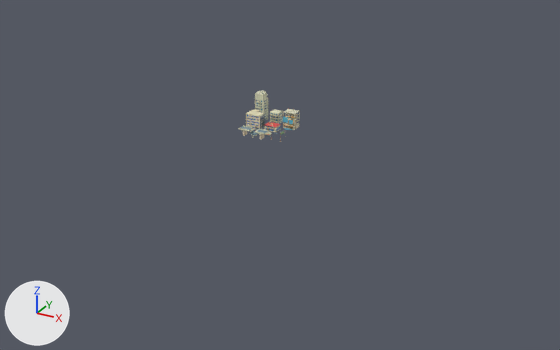
Renders of the Blender file art_source/scenes/submerged_street/v001/submerged_street.blend from each side of a commit.
Before and after are seen from a 50 mm camera at (282.0, -551.0, 243.0) aimed at (-9.0, -23.0, -22.0). The axes (+X, +Y, +Z) are drawn at lower left. The lights are the same throughout. The older version comes first.

In view in the first picture: 'broken_viaduct.001', 'construction_shell.001', 'highrise_apartment.001', 'l_apartment_fire_escape.001', 'mcdonalds_restaurant.001', 'walkup_apartment.001'.
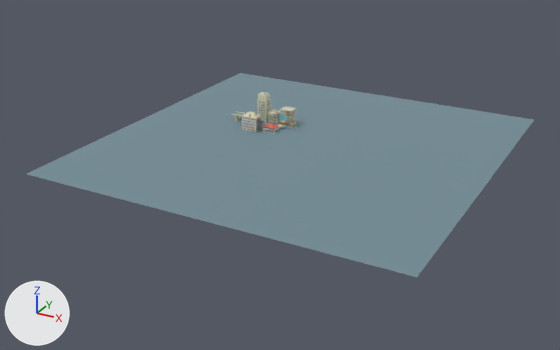
The change in detail:
Mesh me_海床_展示 is new.
It has 4 vertices, 1 face and spans x -160.0..160.0, y -160.0..160.0, z 0.0.
It uses material mat_sea_matte.
Object 'broken_viaduct.001' (ob_broken_viaduct_001) moves from (-46.0, -4.0, 0.0) to (-72.0, 25.6, 0.0).
Object 'l_apartment_fire_escape.001' (ob_l_apartment_fire_escape_001) moves from (-56.0, 20.0, 0.0) to (-56.0, 13.0, 0.0).
Object 'mcdonalds_restaurant.001' (ob_mcdonalds_restaurant_001) moves from (-40.0, 19.0, 0.0) to (-39.0, 15.0, 0.0).
Object 'highrise_apartment.001' (ob_highrise_apartment_001) moves from (-62.0, 38.0, 0.0) to (-58.0, 36.0, 0.0).
Object 'construction_shell.001' (ob_construction_shell_001) moves from (-28.0, 32.0, 0.0) to (-34.0, 37.0, 0.0).
Object 'walkup_apartment.001' (ob_walkup_apartment_001) moves from (-46.0, 37.0, 0.0) to (-47.0, 35.5, 0.0).
Object '海床_展示' (ob_海床_展示) is new; it shows me_海床_展示.
Its location is (0.0, 0.0, 0.0).

Where the change shows, as pixel boxes (x1, y1, x2, y2) in the pictures (560 x 350 px):
'海床_展示', added (blue)
    after: (27, 73, 534, 277)
'l_apartment_fire_escape.001', moved
    before: (246, 109, 267, 129)
    after: (242, 111, 262, 132)
'highrise_apartment.001', moved
    before: (255, 91, 268, 121)
    after: (257, 90, 271, 123)
'construction_shell.001', moved
    before: (283, 109, 300, 130)
    after: (280, 106, 296, 127)
'broken_viaduct.001', moved
    before: (239, 125, 268, 139)
    after: (231, 111, 245, 122)
'walkup_apartment.001', moved
    before: (270, 109, 283, 124)
    after: (268, 109, 280, 125)
'mcdonalds_restaurant.001', moved
    before: (264, 122, 281, 132)
    after: (263, 123, 279, 134)
